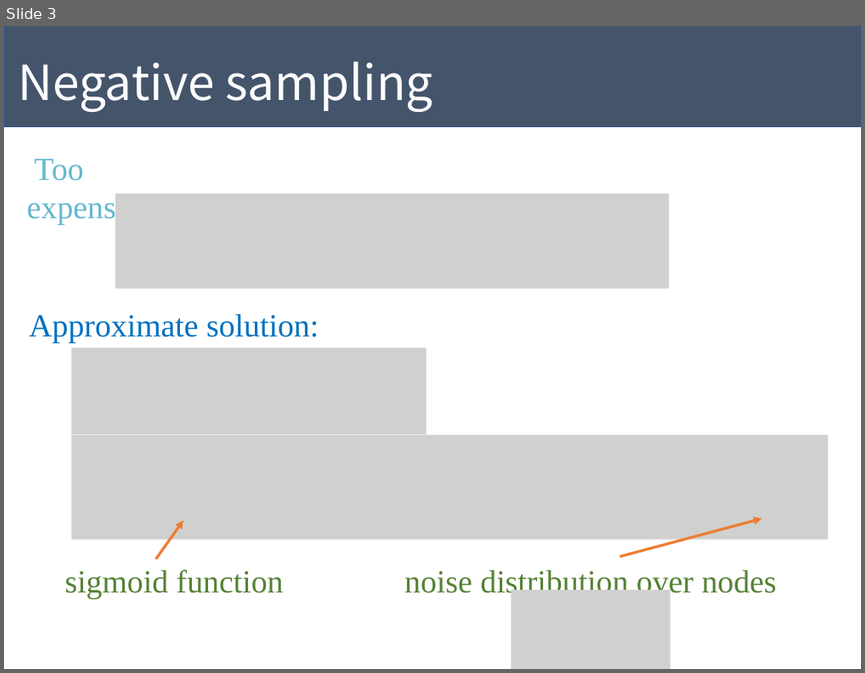
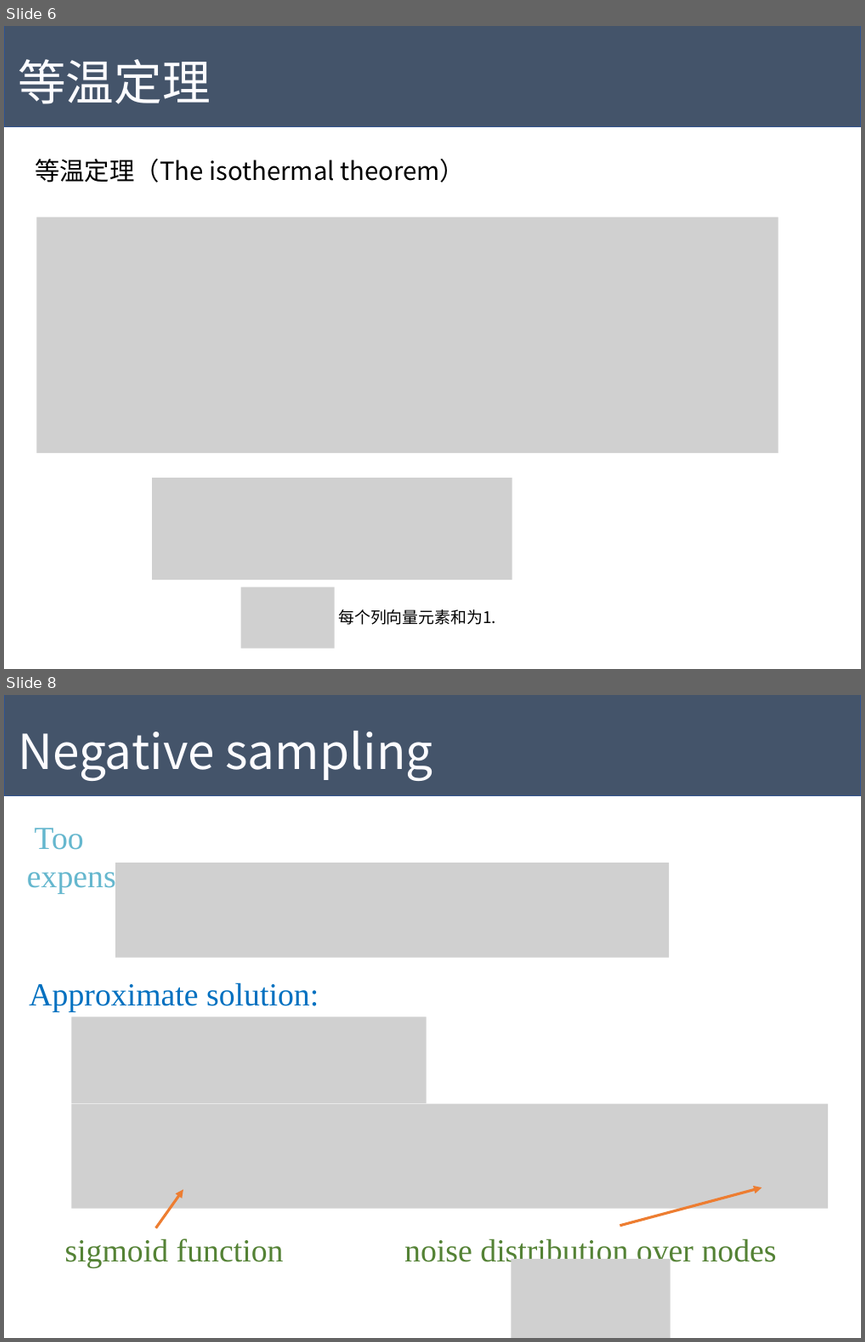
Before and after one commit to Tigerrr07/GNN-tiger, a slide deck: dynamics/pre.pptx. Shown one above the other, each under a label of ours: slide 3 before the commit, slides 6 and 8 after it; the slides between them are not shown. The pictures are 865x673 and 865x1342 pixels, drawn with LibreOffice and Linux fonts; fonts in the diff are those of the drawing; grey boxes stand for pictures. Boxes give left, top, right and bottom in pixels: in the first picture for what was removed or moved away, otherwise in the second. Text is boxed around its words. In the diff, an @@ line names an element or a change of style, - is before the commit and + after.

```diff
--- a/dynamics/pre.pptx
+++ b/dynamics/pre.pptx
@@ slide 6 added at (4,26,861,669), background #FFFFFF @@
@@ rectangle added at (4,26,861,127), fill #44546A, outline #325491 1 pt @@
@@ text added at (18,59,211,104), 54 pt, text #FCFCFF @@
+等温定理
@@ text added at (35,159,466,182), 28 pt, text #000000 @@
+等温定理（The isothermal theorem）
@@ picture added at (37,217,778,453) @@
@@ picture added at (152,478,511,580) @@
@@ picture added at (240,586,335,647) @@
@@ text added at (338,609,496,624), 18 pt, text #000000 @@
+每个列向量元素和为1.
@@ what was slide 3 is now slide 8 @@
```
Also in this commit, not shown: 2 slides changed, 4 other slides added, 2 other files.
